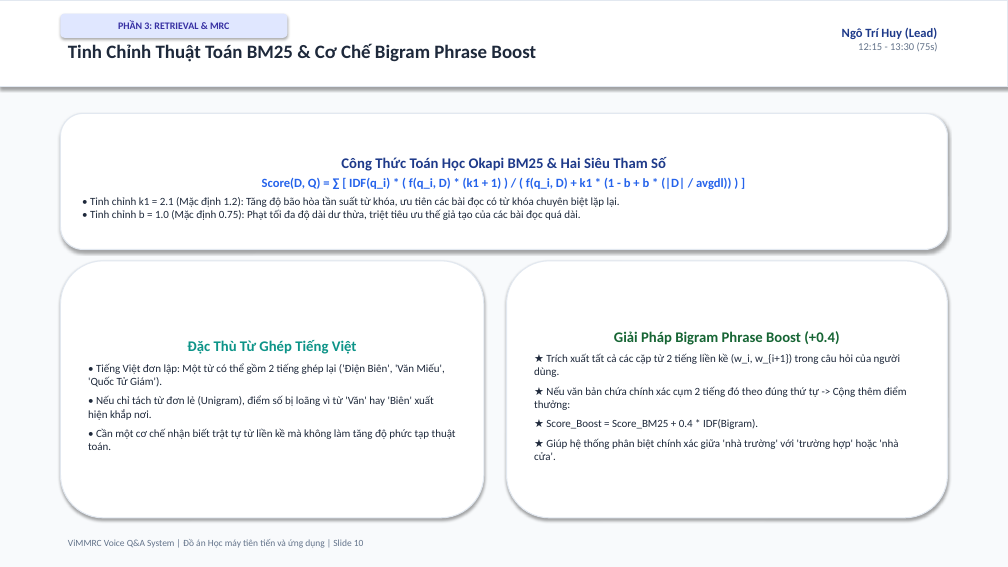
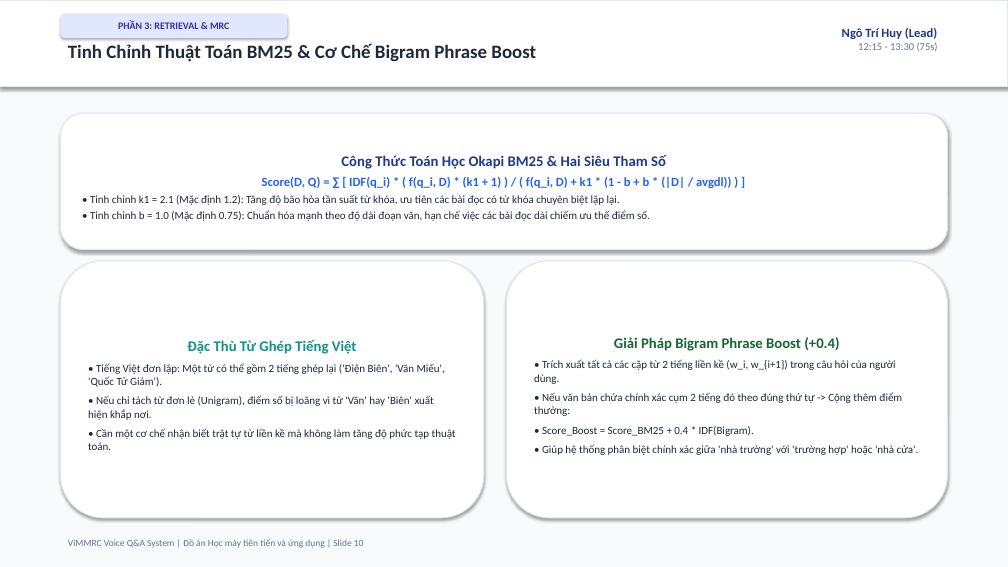
Before and after one commit to ngohuy04022000/vimmrc-qa-voice, a slide deck: slide 10 of docs/ViMMRC_Presentation_30min.pptx. Drawn at 1008x567 pixels with LibreOffice and Linux fonts; fonts in the diff are those of the drawing. Boxes give left, top, right and bottom in pixels: in the first picture for what was removed or moved away, otherwise in the second. Text is boxed around its words. In the diff, an @@ line names an element or a change of style, - is before the commit and + after.

```diff
--- a/docs/ViMMRC_Presentation_30min.pptx
+++ b/docs/ViMMRC_Presentation_30min.pptx
@@ text in rounded rectangle at (x1=90, y1=194, x2=650, y2=221): text changed @@
-• Tinh chỉnh k1 = 2.1 (Mặc định 1.2): Tăng độ bão hòa tần suất từ khóa, ưu tiên các bài đọc có từ khóa chuyên biệt lặp lại.
-• Tinh chỉnh b = 1.0 (Mặc định 0.75): Phạt tối đa độ dài dư thừa, triệt tiêu ưu thế giả tạo của các bài đọc quá dài.
+• Tinh chỉnh k1 = 2.1 (Mặc định 1.2): Tăng độ bão hòa tần suất từ khóa, ưu tiên các bài đọc có từ khóa chuyên biệt lặp lại.
+• Tinh chỉnh b = 1.0 (Mặc định 0.75): Chuẩn hóa mạnh theo độ dài đoạn văn, hạn chế việc các bài đọc dài chiếm ưu thế điểm số.
@@ text in rounded rectangle at (x1=534, y1=359, x2=919, y2=455): text changed @@
-★ Trích xuất tất cả các cặp từ 2 tiếng liền kề (w_i, w_{i+1}) trong câu hỏi của người dùng.
-★ Nếu văn bản chứa chính xác cụm 2 tiếng đó theo đúng thứ tự -> Cộng thêm điểm thưởng:
-★ Score_Boost = Score_BM25 + 0.4 * IDF(Bigram).
-★ Giúp hệ thống phân biệt chính xác giữa 'nhà trường' với 'trường hợp' hoặc 'nhà cửa'.
+• Trích xuất tất cả các cặp từ 2 tiếng liền kề (w_i, w_{i+1}) trong câu hỏi của người dùng.
+• Nếu văn bản chứa chính xác cụm 2 tiếng đó theo đúng thứ tự -> Cộng thêm điểm thưởng:
+• Score_Boost = Score_BM25 + 0.4 * IDF(Bigram).
+• Giúp hệ thống phân biệt chính xác giữa 'nhà trường' với 'trường hợp' hoặc 'nhà cửa'.
```
Also in this commit, not shown: 19 other slides changed, 24 other files.
